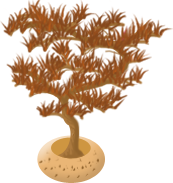
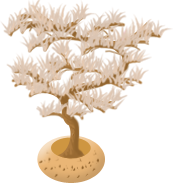
Revision of a layered 173x183 image; what changed, layer by layer:
pixels changed over [0, 0, 173, 119] (layer not identified)
